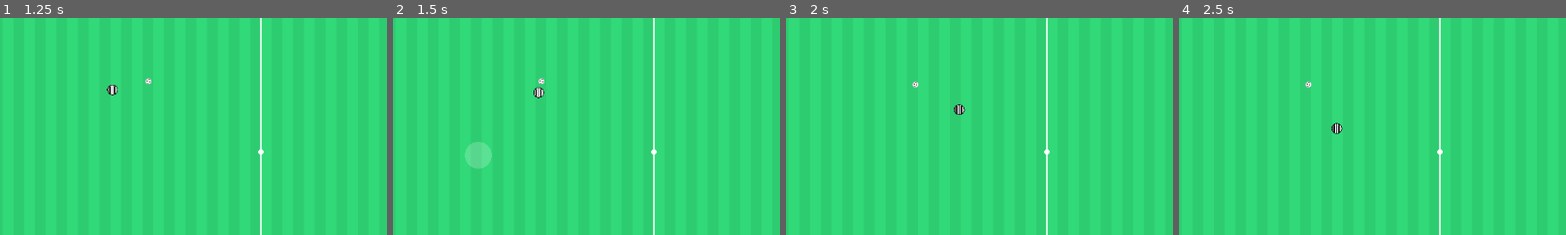
Above: before the commit, frames 1-4 (left to right).
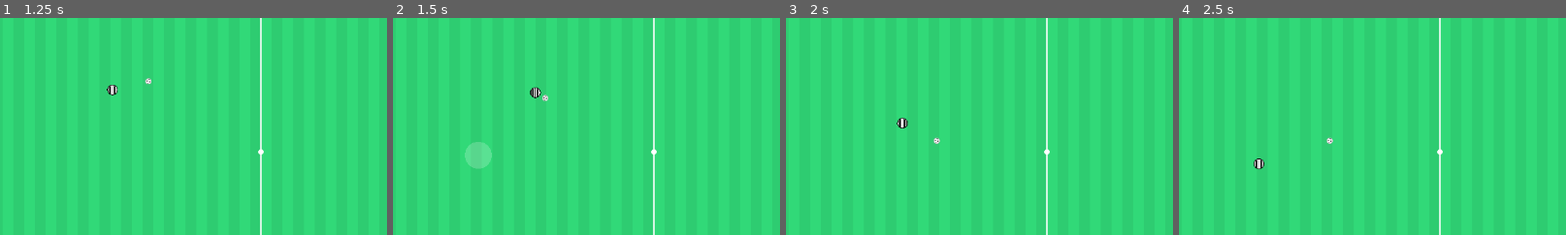
Above: after the commit, the same moments.

Repository: vikkio88/appalla
Game: Godot game, scene res://scenes/Match.tscn
Same seed, same stepped clock (60 frames per second), same inputs: the game is played once before the commit and once after it.
Inputs (mouse positions are % of the whole screen's width and height, from its top left):
- Up to frame 1 (1.25 s): tap Enter at 0.5 s; move the mouse to (72, 45) at 0.52 s; click (72, 45) at 0.6 s
- Up to frame 2 (1.5 s): move the mouse to (30, 55) at 1.27 s; click (30, 55) at 1.35 s
- Up to frame 3 (2 s): no input
- Up to frame 4 (2.5 s): move the mouse to (60, 28) at 2.02 s; click (60, 28) at 2.1 s
The pictures show only the part of the screen within x 19-69%, y 23-73%; the shares and areas given below are measured in that part.

Frame 1 is identical in both runs. In frame 2, 0.2% of the frame differs, in the area x 35-41%, y 27-39%; in frame 3, 0.3%, in the area x 28-47%, y 29-59%; in frame 4, 0.3%.

Commit message:
fixed basic movements

Diff:
--- a/models/Player.tscn
+++ b/models/Player.tscn
@@ -7,7 +7,7 @@
 radius = 17.0
 
 [sub_resource type="CircleShape2D" id="CircleShape2D_1nmpv"]
-radius = 25.0
+radius = 40.0
 
 [node name="Player" type="CharacterBody2D"]
 script = ExtResource("1_1nmpv")
--- a/models/player.gd
+++ b/models/player.gd
@@ -4,7 +4,7 @@
 @onready var sprite := $sprite
 
 const MAX_SPEED := 200.0
-const TARGET_NEARBY := 10.0
+const TARGET_NEARBY := 20.0
 const ACCEL := 400.0
 const PUSH_FORCE := 700.0
 const POSSESSION_DISTANCE = 15.0
@@ -32,29 +32,27 @@
 
 
 func _physics_process(_delta: float) -> void:
-	if target and target.distance_to(global_position) <= TARGET_NEARBY:
-		velocity = Vector2.ZERO
-		target = null
+	var is_target_nearby = target and target.distance_to(global_position) <= TARGET_NEARBY;
+	if is_target_nearby:
+		stop()
 
 	if ball and target == null:
 		var mouse_pos = get_global_mouse_position()
 		var dir :Vector2= (mouse_pos - global_position).normalized()
 		ball.global_position = global_position + dir * POSSESSION_DISTANCE
-	if target and global_position.distance_to(target) > TARGET_NEARBY:
+	if target and not is_target_nearby:
 		var direction = (target - global_position).normalized()
 		velocity = velocity.move_toward(direction * MAX_SPEED, ACCEL * _delta)
 	elif target != null:
-		velocity = Vector2.ZERO
-		target = null
+		stop()
 	move_and_slide()
 
 
 func _on_ball_possession_body_entered(body: Node2D) -> void:
 	if body is Ball:
 		ball = body
-		if target == null or target.distance_to(global_position) < TARGET_NEARBY:
-			velocity = Vector2.ZERO
-			target = null
+		if target == null or target.distance_to(ball.global_position) < 15 or target.distance_to(global_position) < TARGET_NEARBY:
+			stop()
 			ball.stop()
 		else:
 			push(target)
